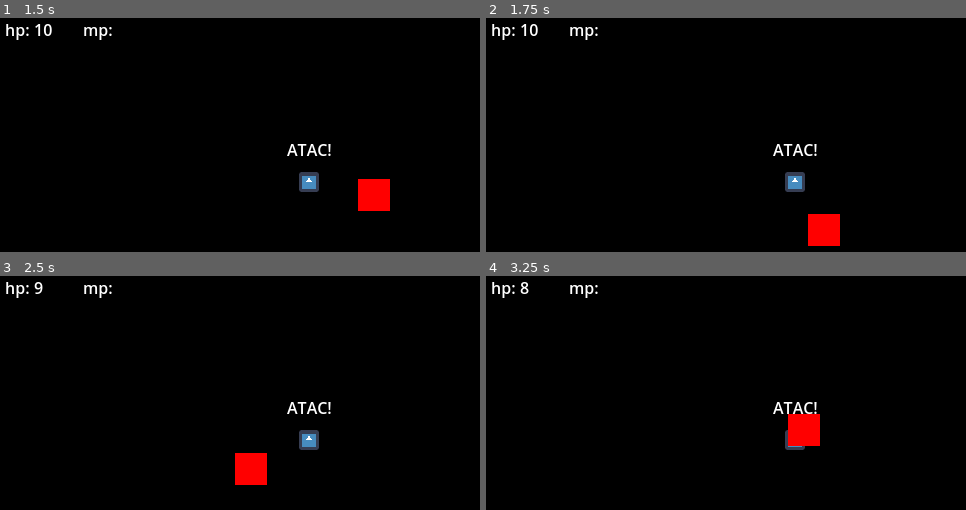
Above: before the commit, frames 1-4 (two rows, left to right).
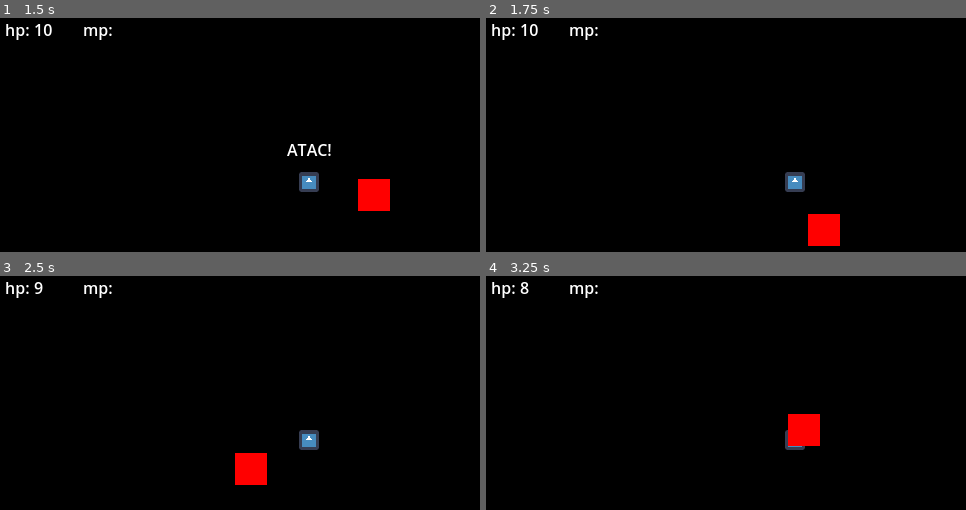
Above: after the commit, the same moments.

Repository: Enweave/pj16
Game: Godot game, scene res://Levels/System/main_menu_level.tscn
Same seed, same stepped clock (60 frames per second), same inputs: the game is played once before the commit and once after it. The engine's default icon, where the game draws it, is replaced by a stand-in: a white triangle on a blue panel in a dark square.
Inputs:
- Up to frame 1 (1.5 s): click "Start game" at 0.5 s; tap Enter at 1.25 s; hold D (input_MoveRight) from 1.28 s (still down); tap J (input_Fire) at 1.35 s
- Up to frame 2 (1.75 s): keep holding D (input_MoveRight); tap Space (input_Jump) at 1.52 s
- Up to frame 3 (2.5 s): keep holding D (input_MoveRight); tap J (input_Fire) at 2.1 s; tap Space (input_Jump) at 2.27 s
- Up to frame 4 (3.25 s): release D (input_MoveRight) at 2.78 s; hold A (input_MoveLeft) from 2.78 s (still down); tap J (input_Fire) at 2.85 s

Frame 1 is identical in both runs. In frame 2, 0.2% of the frame differs, in the area x 59-69%, y 53-59%; in frame 3, 0.2%; in frame 4, 0.2%.

Commit message:
Terminal velocity to constants

Diff:
--- a/Common/Framework/Combat/projectile_base.gd
+++ b/Common/Framework/Combat/projectile_base.gd
@@ -12,17 +12,17 @@
 @export_range(0., 1.) var gravity_multiplier: float = 1
 @export var orient_to_motion: bool = true
 @export var lifetime: float = 0.5
+@export var speed: float = 900
 
 var _control_direction: Vector2 = Vector2.ZERO
 var damage: float               = 1
-var speed: float                = 900
-var target_location: Vector2    = Vector2.ZERO
-var target_object: Node2D       = null
+var target_location: Vector2 = Vector2.ZERO
+var target_object: Node2D    = null
 var _lifetime_timer: Timer
-var _alive: bool                = false
-var _gravity: float             = ProjectSettings.get_setting("physics/2d/default_gravity") as float
-var _instigator: Node2D         = null
-
+var _alive: bool             = false
+var _gravity: float          = ProjectSettings.get_setting("physics/2d/default_gravity") as float
+var _instigator: Node2D      = null
+var _velocity: Vector2        = Vector2.ZERO
 
 func aim_and_fire(in_instigator: Node2D = null, in_direction: Vector2 = Vector2.ZERO, in_target_location: Vector2 = Vector2.ZERO, in_target_object: Node2D = null) -> void:
     _control_direction.x = clamp(in_direction.x, -1, 1)
@@ -35,30 +35,37 @@
     _lifetime_timer.one_shot = true
     _lifetime_timer.timeout.connect(_on_lifetime_timer_timeout)
     _lifetime_timer.autostart = true
-    await (call_deferred('add_child',_lifetime_timer))
+    await (call_deferred('add_child', _lifetime_timer))
     _alive = true
 
 
+func _update_orientation(in_direction: Vector2 = Vector2.ZERO) -> void:
+    if orient_to_motion:
+        rotation = in_direction.angle()
+
 func _process(delta: float) -> void:
     if _alive:
+        _velocity = _control_direction * speed
         match movement_mode:
             MovementMode.LINEAR:
-                position += _control_direction * speed * delta
+                position += _velocity * delta
+                _update_orientation(_velocity)
             MovementMode.BALLISTIC:
-                position += _control_direction * speed * delta
-                position.y += gravity_multiplier * _gravity * delta
+                _velocity.y += clamp(gravity_multiplier * _gravity * delta, -Constants.TERMINAL_VELOCITY, Constants.TERMINAL_VELOCITY)
+                position += _velocity * delta
+                _update_orientation(_velocity)
             MovementMode.HOMING_STATIC:
                 if target_location != Vector2.ZERO:
                     var direction: Vector2 = target_location - position
                     direction = direction.normalized()
                     position += direction * speed * delta
+                    _update_orientation(direction)
             MovementMode.HOMING_DYNAMIC:
                 if target_object != null:
                     var direction: Vector2 = target_object.position - position
                     direction = direction.normalized()
                     position += direction * speed * delta
-        if orient_to_motion:
-            rotation = _control_direction.angle()
+                    _update_orientation(direction)
 
 
 func _on_lifetime_timer_timeout() -> void:
--- a/Common/Framework/Combat/projectile_base.tscn
+++ b/Common/Framework/Combat/projectile_base.tscn
@@ -6,6 +6,7 @@
 
 [node name="ProjectileBase" type="Node2D"]
 script = ExtResource("1_ys4e8")
+speed = 300.0
 
 [node name="Area2D" type="Area2D" parent="."]
 
--- a/Common/Framework/Combat/ranged_weapon_base.gd
+++ b/Common/Framework/Combat/ranged_weapon_base.gd
@@ -18,4 +18,5 @@
 			if instigator is CharacterBase:
 				var character: CharacterBase = instigator as CharacterBase
 				new_control_direction.x = character.get_latent_control_direction().x
+				new_control_direction.y = character.get_latent_control_direction().y
 		projectile.aim_and_fire(instigator, new_control_direction, Vector2.ZERO, null)
--- a/Common/Framework/Combat/ranged_weapon_base.tscn
+++ b/Common/Framework/Combat/ranged_weapon_base.tscn
@@ -6,6 +6,7 @@
 [node name="RangedWeaponBase" type="Node2D"]
 script = ExtResource("1_iag3j")
 projectile_scene = ExtResource("2_146co")
+windup_time = 0.0
 
 [node name="Marker2D" type="Marker2D" parent="."]
 position = Vector2(10, 0)
--- a/Common/Framework/character_base.gd
+++ b/Common/Framework/character_base.gd
@@ -9,8 +9,8 @@
 @export_range(0., 1.) var AIR_FRICTION: float = 0.9
 @export var ACCELERATION: float = 30
 @export_range(0., 1.)var GRAVITY_SCALE: float = 1
-@export var TERMINAL_VELOCITY_HORIZONTAL: float = 500
-@export var TERMINAL_VELOCITY_VERTICAL: float = 400
+@export_range(0., Constants.TERMINAL_VELOCITY)var TERMINAL_VELOCITY_HORIZONTAL: float = 500
+@export_range(0., Constants.TERMINAL_VELOCITY) var TERMINAL_VELOCITY_VERTICAL: float = 400
 
 var _use_control_direction: bool = true
 
@@ -183,6 +183,10 @@
     if PUSH_RIGID_BODIES:
         _push_rigid_bodies(delta)
 
+func _set_latent_control_direction(in_direction: Vector2) -> void:
+    if in_direction.x != 0:
+        _control_direction_latent.x = in_direction.x
+    _control_direction_latent.y = in_direction.y
 
 func trigger_jump() -> void:
     var result: bool = _try_perform_jump()
@@ -192,14 +196,11 @@
             _jump_buffer_timer.start()
 
 
-func set_control_direction(direction: Vector2) -> void:
-    _control_direction.x = clamp(direction.x, -1, 1)
-    _control_direction.y = clamp(direction.y, -1, 1)
-
-    if direction.x != 0:
-        _control_direction_latent.x = direction.x
-    if direction.y != 0:
-        _control_direction_latent.y = direction.y
+func set_control_direction(in_direction: Vector2) -> void:
+    _control_direction.x = clamp(in_direction.x, -1, 1)
+    _control_direction.y = clamp(in_direction.y, -1, 1)
+
+    _set_latent_control_direction(_control_direction)
 
     if is_on_floor():
         _control_direction_inertial = Vector2.ZERO
@@ -209,6 +210,8 @@
         if _control_direction.y != 0:
             _control_direction_inertial.y = _control_direction.y
 
+
+
 func get_latent_control_direction() -> Vector2:
     return _control_direction_latent
 
--- a/Common/constants.gd
+++ b/Common/constants.gd
@@ -2,6 +2,8 @@
 
 const GRID_SIZE: int = 32
 const INTERNAL_RESOLUTION: Vector2 = Vector2(640, 360)
+
+const TERMINAL_VELOCITY: float = 1000
 
 enum Elements {
     None = 0,
